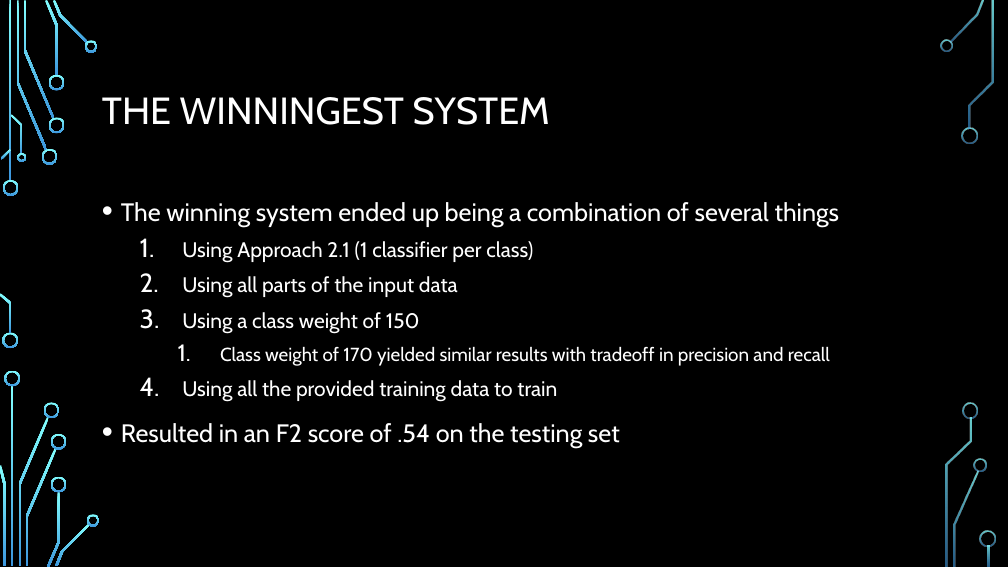
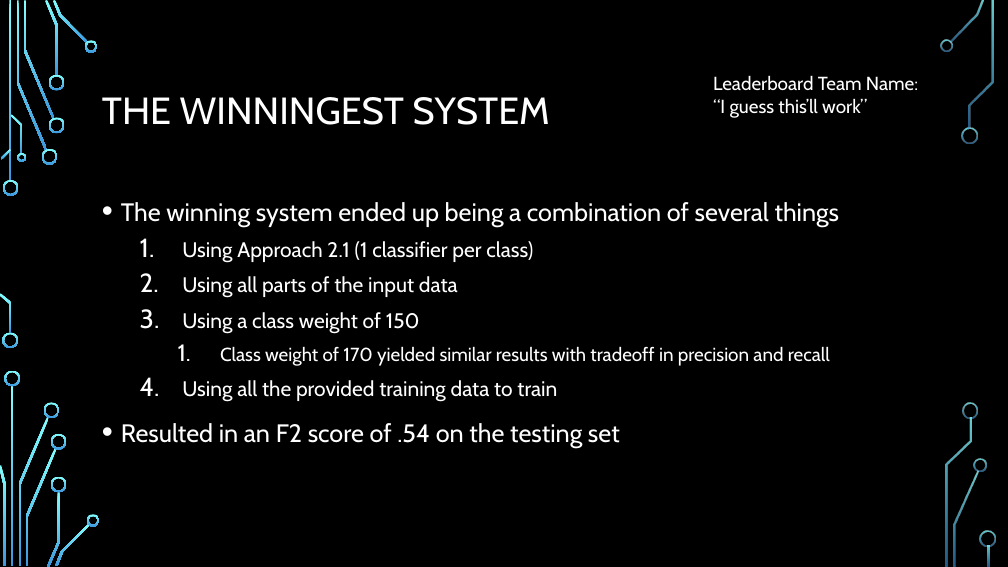
Before and after one commit to dalcantara7/openclass_prize, a slide deck: slide 11 of presentation-slides/Final Project Presentation.pptx. Drawn at 1008x567 pixels with LibreOffice and Linux fonts; fonts in the diff are those of the drawing; background and template pictures are left out. Boxes give left, top, right and bottom in pixels: in the first picture for what was removed or moved away, otherwise in the second. Text is boxed around its words. In the diff, an @@ line names an element or a change of style, - is before the commit and + after.

Commit message:
added presentation slides PDF and leaderboard ID

```diff
--- a/presentation-slides/Final Project Presentation.pptx
+++ b/presentation-slides/Final Project Presentation.pptx
@@ text added at [713, 75, 918, 118], 18 pt, text #FFFFFF @@
+Leaderboard Team Name:
+“I guess this’ll work”
```
Also in this commit, not shown: 2 other files.
